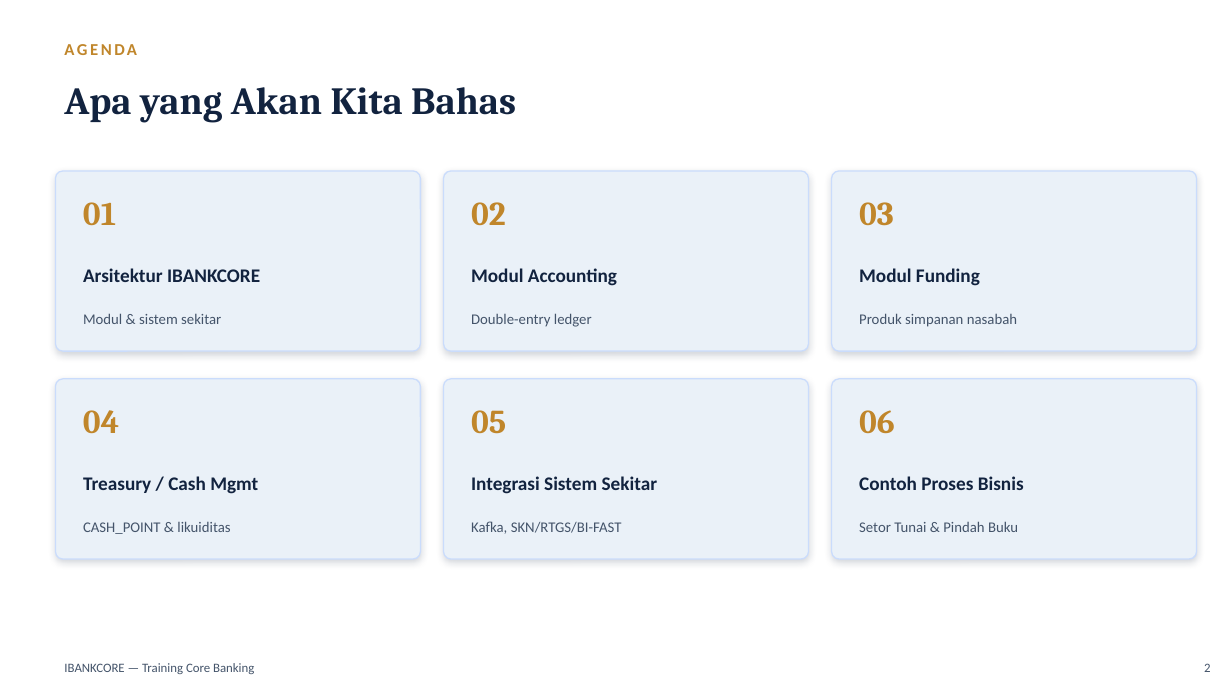
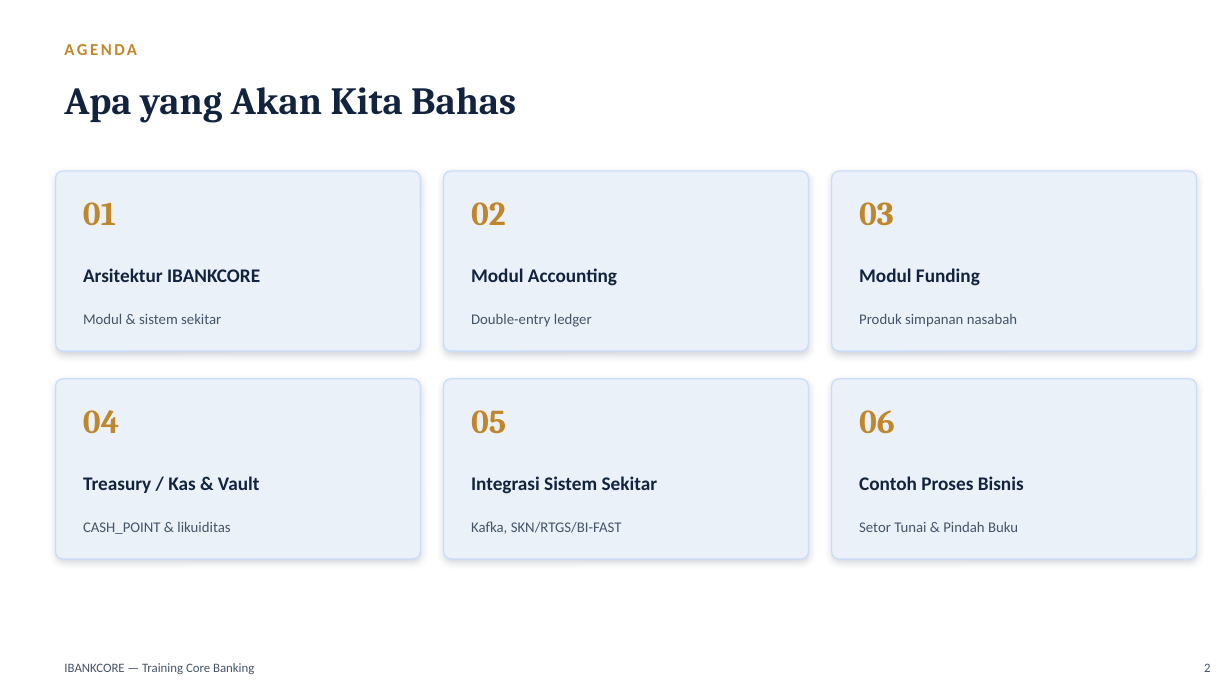
Before and after one commit to wisnu/ibankcore-training-materials, a slide deck: slide 2 of dist/materi_training_ibankcore.pptx. Drawn at 1232x693 pixels with LibreOffice and Linux fonts; fonts in the diff are those of the drawing. Boxes give left, top, right and bottom in pixels: in the first picture for what was removed or moved away, otherwise in the second. Text is boxed around its words. In the diff, an @@ line names an element or a change of style, - is before the commit and + after.

Commit message:
Add product/security/ops topics; rename Cash Management to Kas & Vault
Expand training materi/slides with additional topics discovered from
core/enterprise codebase: Deposito, Kliring, Teller/Counter, QRIS/VA,
Host-to-Host/REST API, Corporate Banking, CIF, Biller/Remittance, Dana
Haji, batch EOD/BOD, backup/DR, and maker-checker/security/audit.

Also rename the "Cash Management" module to "Kas & Vault (Teller/ATM)"
across diagrams, materi, and slides to avoid confusion with the
industry term "Cash Management System" (corporate CIF web portal),
which is a different thing from this internal physical-cash module.
Regenerate all diagram PNGs and rebuild dist/docx+pptx accordingly.

```diff
--- a/dist/materi_training_ibankcore.pptx
+++ b/dist/materi_training_ibankcore.pptx
@@ text at (83,476,260,493): text changed @@
-Treasury / Cash Mgmt
+Treasury / Kas & Vault
```
Also in this commit, not shown: 11 other slides changed, 5 slides added, 8 other files.
